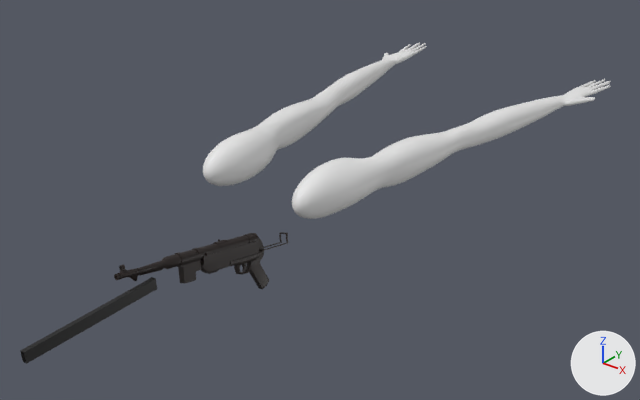
One commit to the FBX model Year3-Game/Assets/_Animations/FBX/MP40-Reload.fbx: the scene before it, then after it.
The view is the same before and after, from a 50 mm camera at (11.52, -14.8, 9.01) aimed at (-1.03, 0.89, -0.72). Arrows for +X, +Y and +Z are at lower right; the lights stay in place. Where no turn or scale is listed for an object, it has been applied to the vertices. Vertices at the same position are counted once.
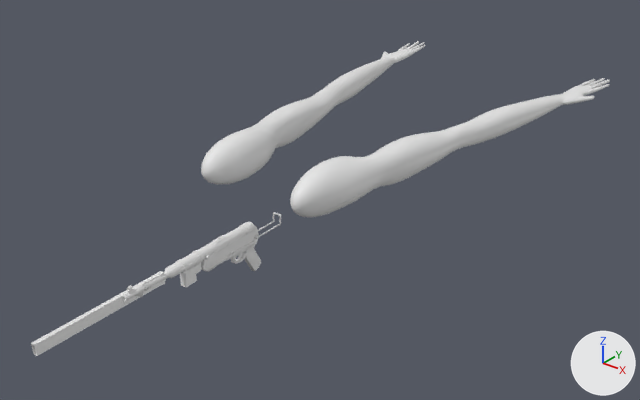
Commit message: Still working on Reloads

Pixel boxes (x1, y1, x2, y2) of what changed, in the pictures (640 x 400 px):
'Arms', moved: before (203, 42, 611, 219); after (201, 41, 610, 217)
'Cylinder.002', deleted (black): before (114, 232, 288, 289)
'mp40(forTexturing)', added: after (122, 212, 281, 302)
'Cylinder.001', reshaped, moved, turned, rescaled: before (20, 277, 157, 364); after (31, 271, 165, 356)
part 1 of me_cylinder_001, deleted (black): before (20, 277, 157, 364)
part 2 of me_cylinder_001, added: after (31, 271, 165, 356)

Diff of the bpy script that builds the scene:
```diff
--- a/Year3-Game/Assets/_Animations/FBX/MP40-Reload.fbx.py
+++ b/Year3-Game/Assets/_Animations/FBX/MP40-Reload.fbx.py
@@ mat_material_000 @@
+mat_material_000 = principled_material('Material.000')
+mat_material_000.base_color = (0.8, 0.8, 0.8)  # white #e7e7e7
@@ mat_material_001 @@
+mat_material_001 = principled_material('Material.001')
+mat_material_001.base_color = (0.8, 0.8, 0.8)  # white #e7e7e7
@@ me_cylinder_001 @@
 # used by ob_cylinder_001; location = (-0.76, -5.47, -0.37); rotation_euler = (-0.318, -1.499, -2.824), in degrees (-18, -86, -162); scale = (3.53, 8.82, 3.52)
-me_cylinder_001.from_pydata(...)  # 50 vertices, 44 faces; spans x -0.036..0.036, y -0.074..0.278, z -0.016..0.016
-me_cylinder_001.materials.append(mat_material_005)  # black #171717
+me_cylinder_001.from_pydata(...)  # 100 vertices, 186 faces; spans x -0.033..0.097, y -1.582..-0.341, z 0.334..0.593
+# me_cylinder_001 part 1: the whole mesh is rebuilt
+# me_cylinder_001 part 2
+# 74 vertices are added at x -0.033..0.091, y -1.582..-0.341, z 0.336..0.593
+# 14 new vertices lie (0.028, 0.0, -0.002) away from vertices in x -0.004..0.069, y -1.582..-0.341, z 0.336..0.592
+# 6 new vertices lie (0.016, 0.0, 0.239) away from vertices in x 0.024..0.077, y -1.582..-0.341, z 0.341..0.344
+# 6 new vertices lie (-0.027, 0.0, 0.002) away from vertices in x 0.039..0.067, y -1.582..-0.341, z 0.573..0.583
+# 186 new faces join them
+me_cylinder_001.materials.append(mat_material_000)  # white #e7e7e7
@@ me_mp40_fortexturing @@
+me_mp40_fortexturing.from_pydata(...)  # 3162 vertices, 6317 faces; spans x -0.29..0.22, y -2.29..2.65, z -1.07..0.41
+me_mp40_fortexturing.materials.append(mat_material_001)  # white #e7e7e7
@@ ob_cylinder_002 @@
-ob_cylinder_002 = bpy.data.objects.new('Cylinder.002', me_cylinder_002)
-ob_cylinder_002.location = (-0.85, -3.36, -0.47)
@@ ob_arms @@
 ob_arms = bpy.data.objects.new('Arms', me_arms_001)
-ob_arms.location = (-0.91, 3.11, 0.62)
+ob_arms.location = (-0.93, 3.08, 0.66)
@@ ob_cylinder_001 @@
 ob_cylinder_001 = bpy.data.objects.new('Cylinder.001', me_cylinder_001)
-ob_cylinder_001.location = (-0.76, -5.47, -0.37)
-ob_cylinder_001.rotation_euler = (-0.318, -1.499, -2.824)  # degrees (-18, -86, -162)
-ob_cylinder_001.scale = (3.53, 8.82, 3.52)
+ob_cylinder_001.location = (-0.8, -8.55, 0.05)
+ob_cylinder_001.rotation_euler = (-3.119, 0.0, 0.0)  # degrees (-179, 0, 0)
+ob_cylinder_001.scale = (1.0, 2.5, 1.0)
@@ ob_mp40_fortexturing @@
+ob_mp40_fortexturing = bpy.data.objects.new('mp40(forTexturing)', me_mp40_fortexturing)
+ob_mp40_fortexturing.location = (-0.84, -3.37, -0.49)
```
